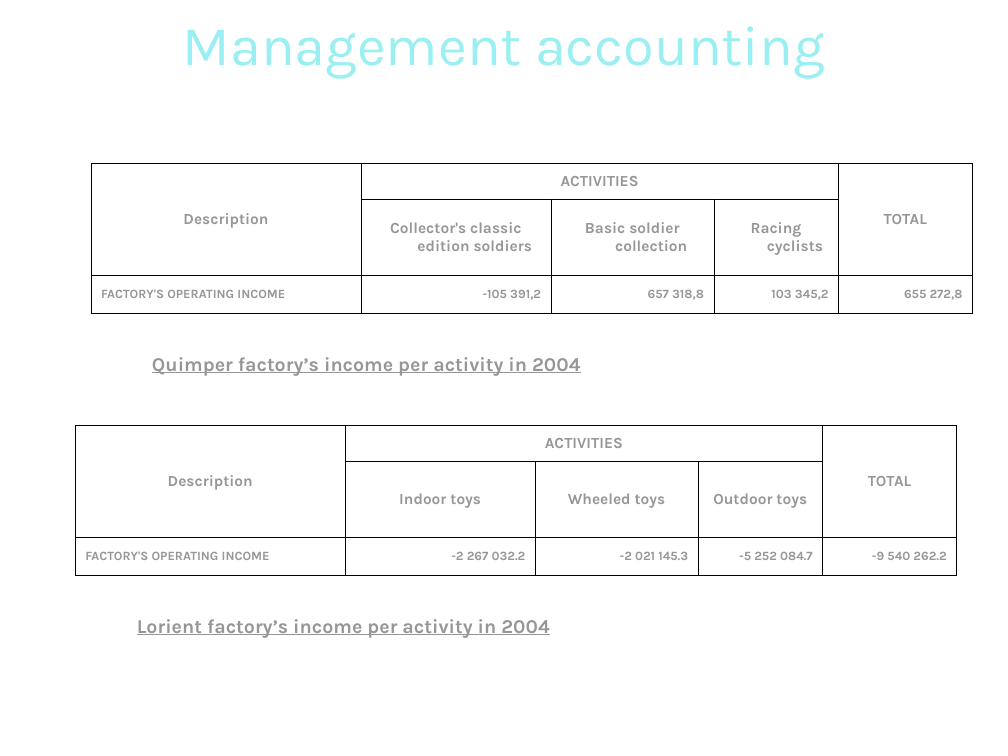
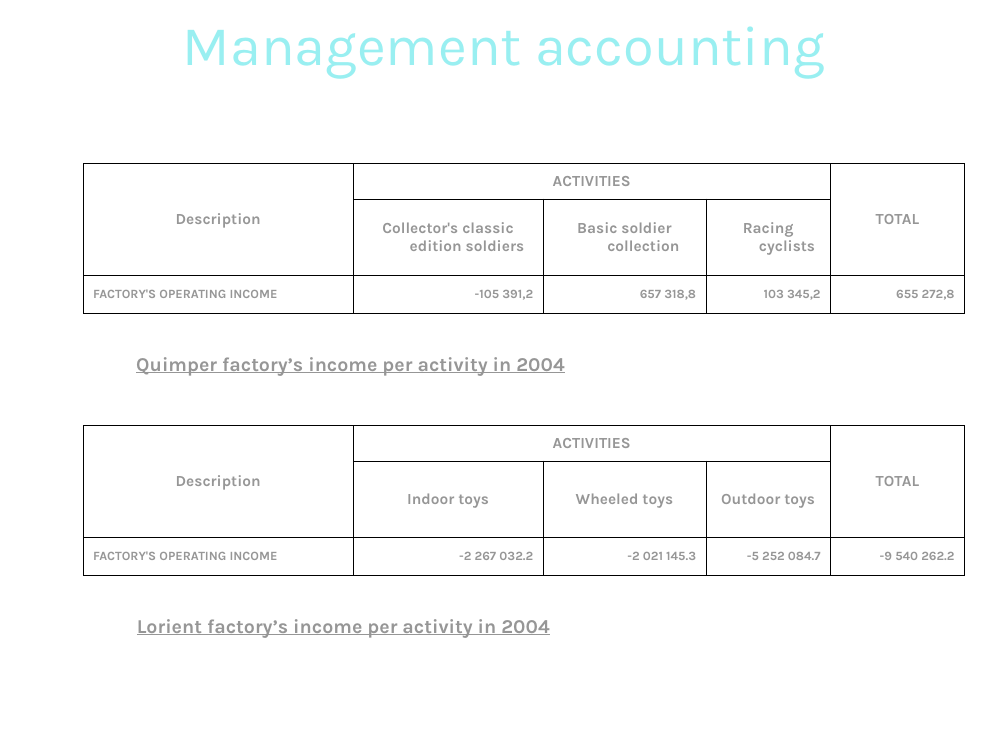
Before and after one commit to pngames/pavillon-noir, a slide deck: slide 13 of .others/tertiaire/tertiaire_finance.ppt. Drawn at 1008x756 pixels with LibreOffice and Linux fonts; fonts in the diff are those of the drawing; background and template pictures are left out. Boxes give left, top, right and bottom in pixels: in the first picture for what was removed or moved away, otherwise in the second. Text is boxed around its words. In the diff, an @@ line names an element or a change of style, - is before the commit and + after.

```diff
--- a/.others/tertiaire/tertiaire_finance.ppt
+++ b/.others/tertiaire/tertiaire_finance.ppt
@@ table: place and size @@
-table at (91, 163, 972, 313)
+table at (84, 163, 965, 313)
@@ text "Quimper factory’s income per activity ...": place and size @@
-text "Quimper factory’s income per activity ..." at (152, 357, 580, 376)
+text "Quimper factory’s income per activity ..." at (136, 357, 564, 376)
@@ table: place and size @@
-table at (76, 425, 957, 576)
+table at (84, 425, 965, 576)
```
Also in this commit, not shown: 9 other slides changed.
